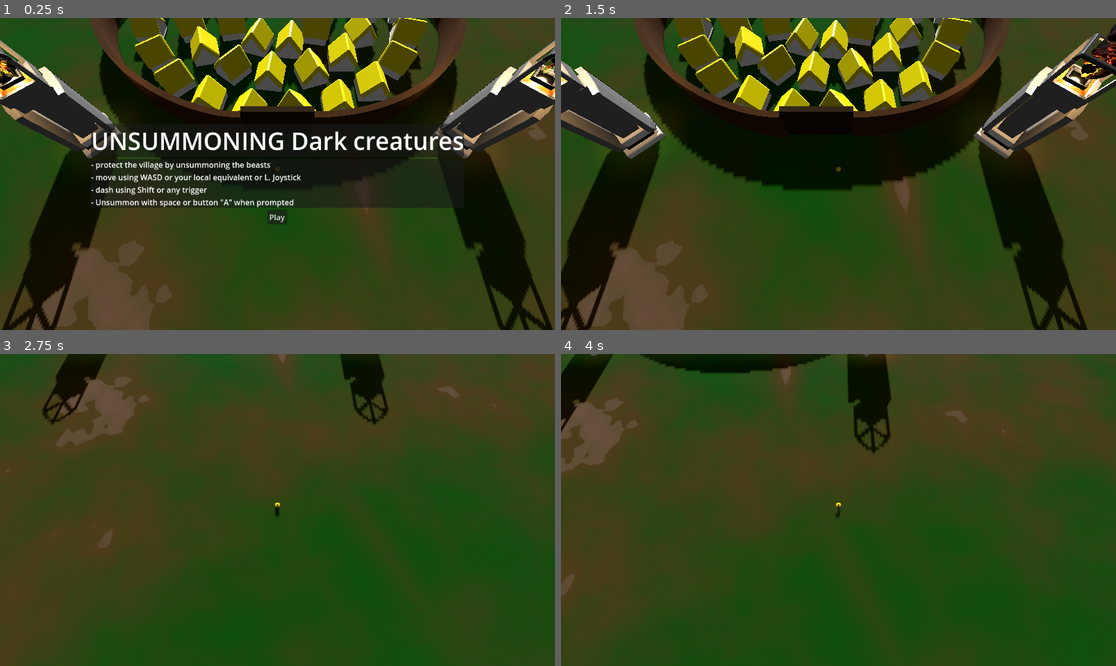
Above: before the commit, frames 1-4 (two rows, left to right).
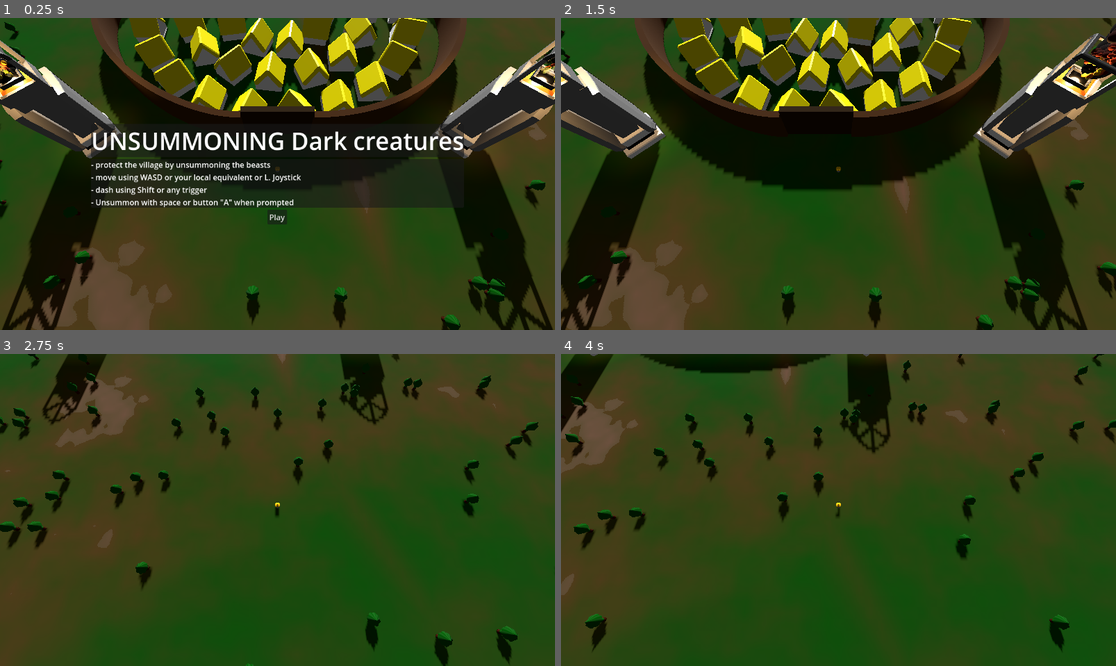
Above: after the commit, the same moments.

Repository: AngryCyboot/LD55
Game: Godot game, scene res://Main.tscn
Same seed, same stepped clock (60 frames per second), same inputs: the game is played once before the commit and once after it.
Inputs (mouse positions are in pixels of both pictures, inside the frame that each line leads up to):
- Up to frame 1 (0.25 s): no input
- Up to frame 2 (1.5 s): click "Play" at 0.5 s; tap Enter (ui_accept) at 1.25 s; move the mouse to (960, 158) at 1.27 s; hold D (East) from 1.28 s (still down); hold Space (Context) from 1.28 s (still down); click (960, 158) at 1.42 s
- Up to frame 3 (2.75 s): tap Enter (ui_accept) at 1.52, 2.27 s; move the mouse to (166, 525) at 2.02 s; release D (East) at 2.03 s; release Space (Context) at 2.03 s; hold S (South) from 2.03 s (still down); tap Shift (Dash) at 2.1 s
- Up to frame 4 (4 s): move the mouse to (894, 441) at 2.77 s; release S (South) at 2.78 s; hold D (East) 2.78-3.53 s; hold F 2.78-3.53 s; move the mouse to (810, 572) at 3.52 s; hold W (North) from 3.53 s (still down); tap Space (Context) at 3.6 s; click (810, 572) at 3.67 s; tap Enter (ui_accept) at 3.77 s

The runs differ from the first frame. In frame 1, 1.7% of the frame differs, in the area x 0-100%, y 1-100%; in frame 2, 1.8%; in frame 3, 3.7%, in the area x 0-97%, y 0-100%; in frame 4, 3.1%.

Commit message:
better forests

Diff:
--- a/Map/Map.tscn
+++ b/Map/Map.tscn
@@ -94,7 +94,24 @@
 transform = Transform3D(-4.37114e-08, 0, 1, 0, 1, 0, -1, 0, -4.37114e-08, 0, 0, -500)
 shape = SubResource("WorldBoundaryShape3D_cl35r")
 
-[node name="Trees" parent="." instance=ExtResource("5_koaoi")]
-transform = Transform3D(1, 0, 0, 0, 1, 0, 0, 0, 1, -248.867, 0, 0)
+[node name="Forests" type="Node3D" parent="."]
 
-[connection signal="property_list_changed" from="Trees" to="Trees" method="_on_property_list_changed"]
+[node name="Forest" parent="Forests" instance=ExtResource("5_koaoi")]
+instances = 1000
+radius = 500.0
+inner_radius = 200.0
+
+[node name="Forest2" parent="Forests" instance=ExtResource("5_koaoi")]
+instances = 400
+radius = 300.0
+inner_radius = 90.0
+
+[node name="Forest3" parent="Forests" instance=ExtResource("5_koaoi")]
+transform = Transform3D(1, 0, 0, 0, 1, 0, 0, 0, 1, -300.765, 0, 284.343)
+instances = 200
+inner_radius = 2.0
+
+[node name="Forest4" parent="Forests" instance=ExtResource("5_koaoi")]
+transform = Transform3D(1, 0, 0, 0, 1, 0, 0, 0, 1, 281.036, 0, -274.294)
+instances = 200
+inner_radius = 2.0
--- a/Map/forest.gd
+++ b/Map/forest.gd
@@ -2,6 +2,7 @@
 
 @export var instances : int = 1000
 @export var radius : float = 100
+@export var inner_radius : float = 0
 
 @onready var area : Area3D = $Area3D
 
@@ -12,7 +13,7 @@
 	$Area3D/CollisionShape3D.shape.radius = radius +10
 
 func _process(_delta):
-	position = position #voudou magic
+	#position = position #voudou magic
 	if mecha_is_in:
 		var guests : Array[Node3D]
 		guests = area.get_overlapping_bodies()
@@ -30,7 +31,7 @@
 	multimesh.instance_count = instances
 	for i in instances:
 		var angle : float = TAU*(float(i)/float(instances))
-		var pos : Vector3 = Vector3(cos(angle),0,sin(angle))* randf_range(0,radius)
+		var pos : Vector3 = Vector3(cos(angle),0,sin(angle))* randf_range(inner_radius,radius)
 		pos.y = randf_range(0,0.5)
 		multimesh.set_instance_transform(i,Transform3D(Basis(),pos))
 
--- a/Map/forest.tscn
+++ b/Map/forest.tscn
@@ -16,12 +16,14 @@
 rings = 12
 
 [sub_resource type="MultiMesh" id="MultiMesh_kr7vj"]
+resource_local_to_scene = true
 transform_format = 1
 instance_count = 1000
 mesh = SubResource("CylinderMesh_75bhs")
 buffer = PackedFloat32Array(1, 0, 0, 41.199, 0, 1, 0, 0.193293, 0, 0, 1, 0, 1, 0, 0, 11.7013, 0, 1, 0, 0.148937, 0, 0,  …(55928 unchanged characters)…
 
 [sub_resource type="CylinderShape3D" id="CylinderShape3D_3qj8m"]
+resource_local_to_scene = true
 height = 4.0
 radius = 110.0
 
